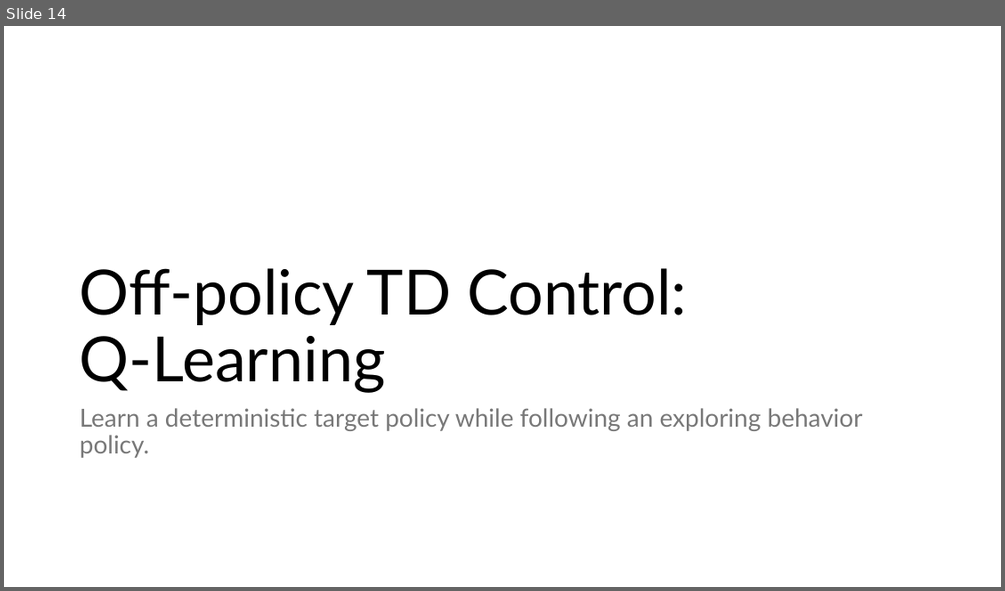
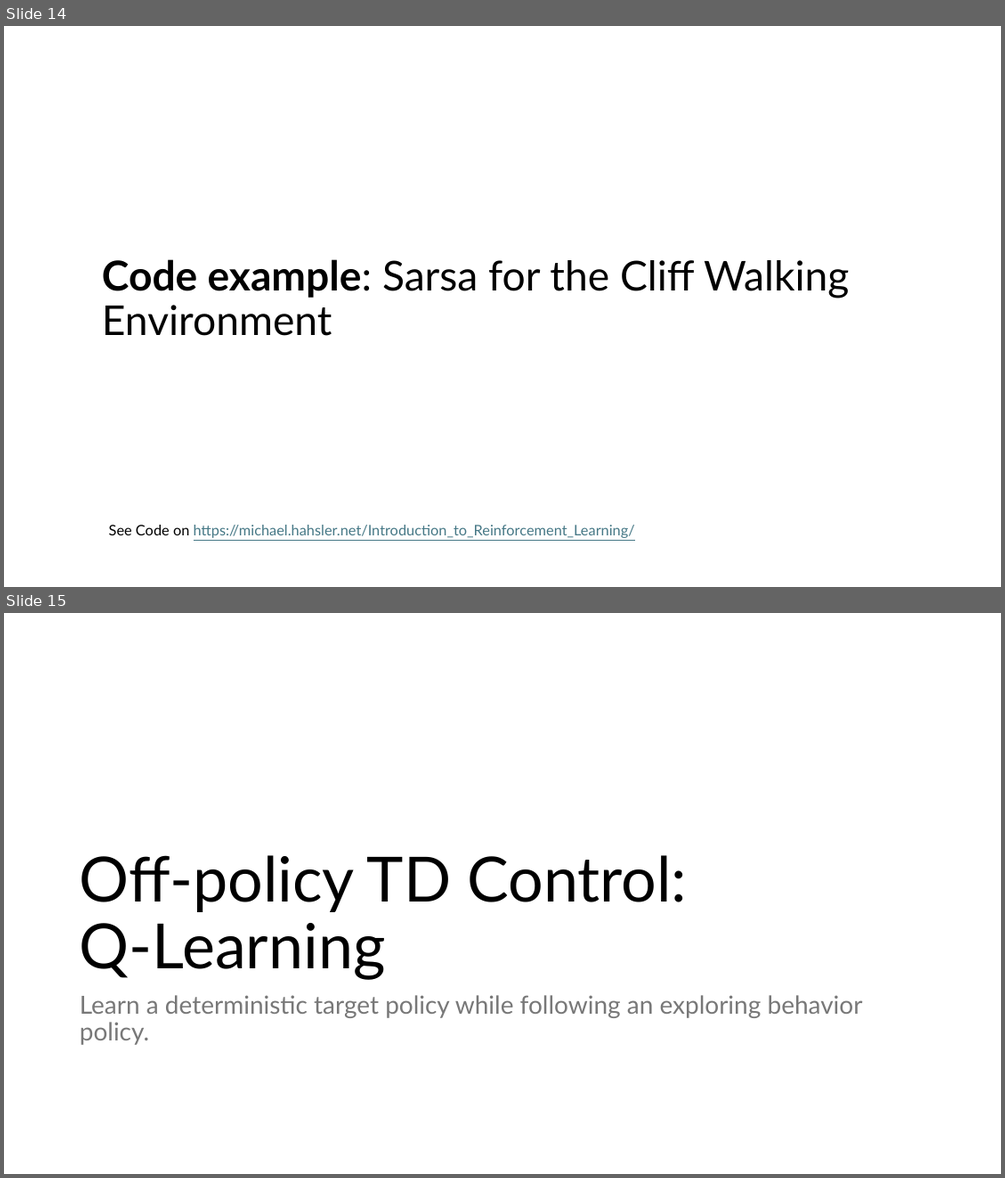
Before and after one commit to mhahsler/Introduction_to_Reinforcement_Learning, a slide deck: slides/Lecture_Chapter06.pptx. Shown one above the other, each under a label of ours: slide 14 before the commit, slides 14 and 15 after it. The pictures are 1005x591 and 1005x1178 pixels, drawn with LibreOffice and Linux fonts; fonts in the diff are those of the drawing. Boxes give left, top, right and bottom in pixels: in the first picture for what was removed or moved away, otherwise in the second. Text is boxed around its words. In the diff, an @@ line names an element or a change of style, - is before the commit and + after.

Commit message:
Added code example slides.

```diff
--- a/slides/Lecture_Chapter06.pptx
+++ b/slides/Lecture_Chapter06.pptx
@@ slide 14 added at bbox=[4, 26, 1001, 587], background #FFFFFF @@
@@ title added at bbox=[102, 259, 849, 336], 39.6 pt, text #000000 @@
+Code example: Sarsa for the Cliff Walking Environment
@@ text added at bbox=[109, 524, 635, 538], 14 pt, text #467886, underline @@
+See Code on https://michael.hahsler.net/Introduction_to_Reinforcement_Learning/
@@ what was slide 14 is now slide 15 @@
```
Also in this commit, not shown: 2 other slides added, 20 other files.
